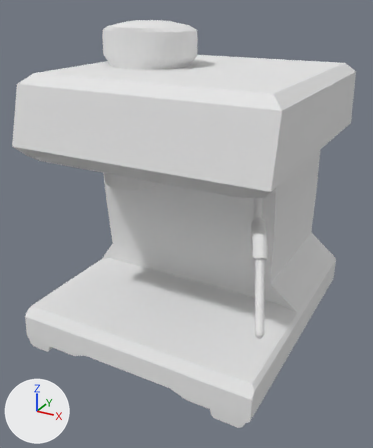
The OBJ model BrewDaddy/Assets/Models/Coffee Machine.obj as it was, and as the next commit left it.
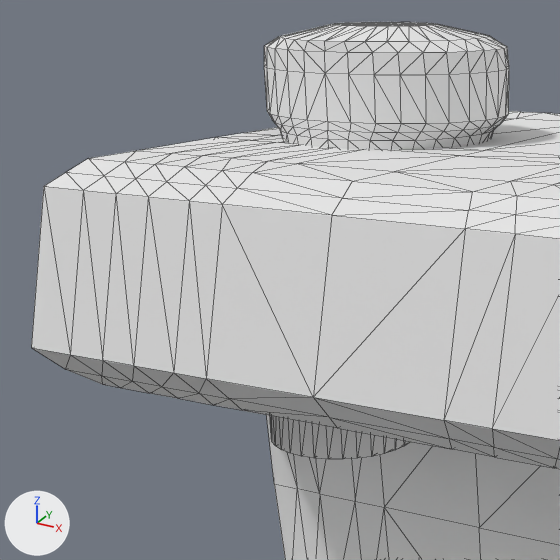
Each version appears first whole from a 50 mm camera at (0.762, -1.279, 0.403) aimed at (0.044, 0.027, -0.25), and next in a close-up on the part from 0% to 58% of the width and 3% to 51% of the height. The axes (+X, +Y, +Z) are drawn at lower left. The lights are the same throughout. The close-ups show mesh edges as thin lines. Where no turn or scale is listed for an object, it has been applied to the vertices.

The scene before the commit, as lines of its bpy script (objects in view):
```python
me_coffee_machine_cube_004 = bpy.data.meshes.new('Coffee_Machine_Cube.004')
me_coffee_machine_cube_004.from_pydata(...)  # 1648 vertices, 3269 faces; spans x -0.351..0.45, y -0.361..0.526, z -0.625..0.337
me_coffee_machine_cube_004.materials.append(mat_none)  # white #e7e7e7
ob_coffee_machine_cube_004 = bpy.data.objects.new('Coffee_Machine_Cube.004', me_coffee_machine_cube_004)
ob_coffee_machine_cube_004.location = (0.0, 0.0, 0.0)
```
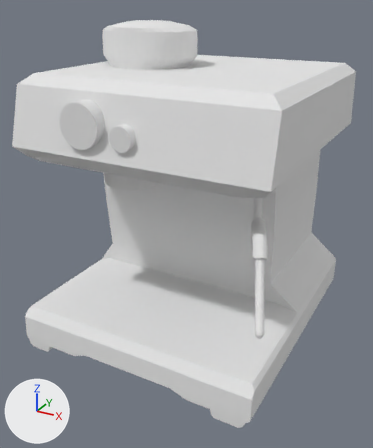
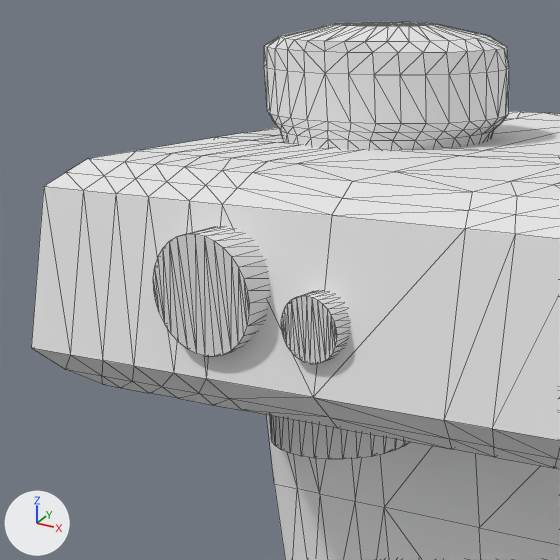
Diff of the bpy script that builds the scene:
```diff
--- a/BrewDaddy/Assets/Models/Coffee Machine.obj.py
+++ b/BrewDaddy/Assets/Models/Coffee Machine.obj.py
@@ me_coffee_machine_cube_004 @@
 # used by ob_coffee_machine_cube_004; location = (0.0, 0.0, 0.0)
-me_coffee_machine_cube_004.from_pydata(...)  # 1648 vertices, 3269 faces; spans x -0.351..0.45, y -0.361..0.526, z -0.625..0.337
+me_coffee_machine_cube_004.from_pydata(...)  # 1776 vertices, 3307 faces; spans x -0.351..0.45, y -0.361..0.526, z -0.625..0.337
+# me_coffee_machine_cube_004 part 1: a new loose piece of 64 vertices spanning x -0.157..-0.037, y -0.282..-0.22, z 0.046..0.165, in mat_none (white #e7e7e7)
+# me_coffee_machine_cube_004 part 2: a new loose piece of 64 vertices spanning x -0.006..0.058, y -0.277..-0.243, z 0.054..0.118, in mat_none (white #e7e7e7)
 me_coffee_machine_cube_004.materials.append(mat_none)
```

Boxes (x1, y1, x2, y2) around the edits, measured in the close-ups (560 x 560 px):
part 1 of me_coffee_machine_cube_004, added: after (153, 226, 269, 356)
part 2 of me_coffee_machine_cube_004, added: after (281, 290, 349, 364)
